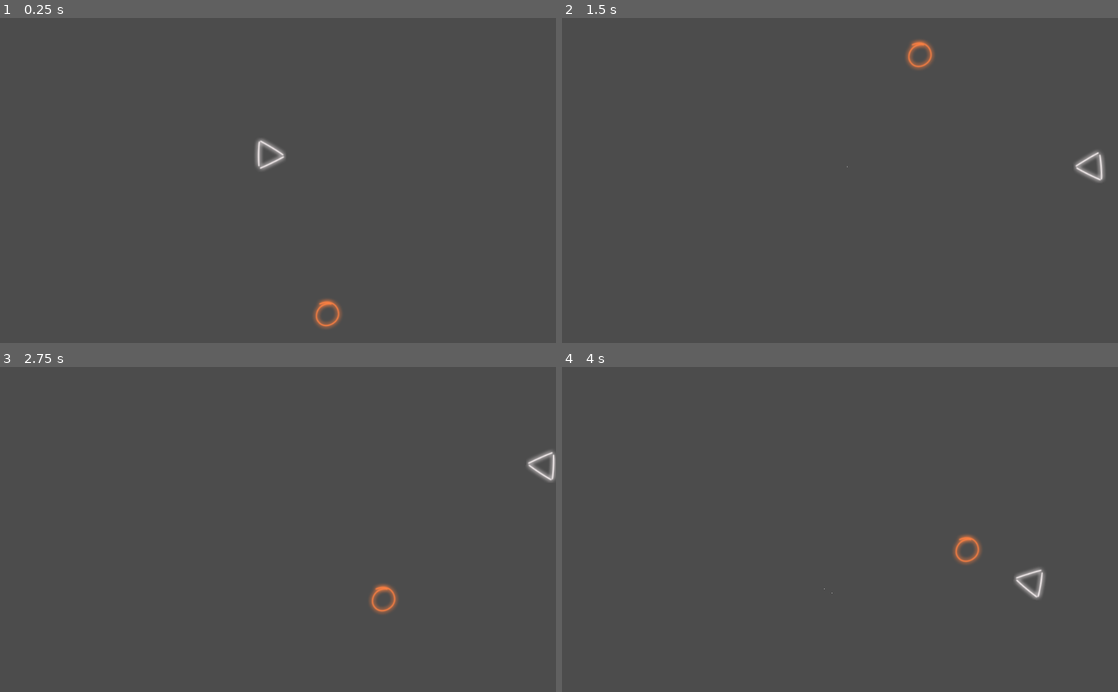
Above: before the commit, frames 1-4 (two rows, left to right).
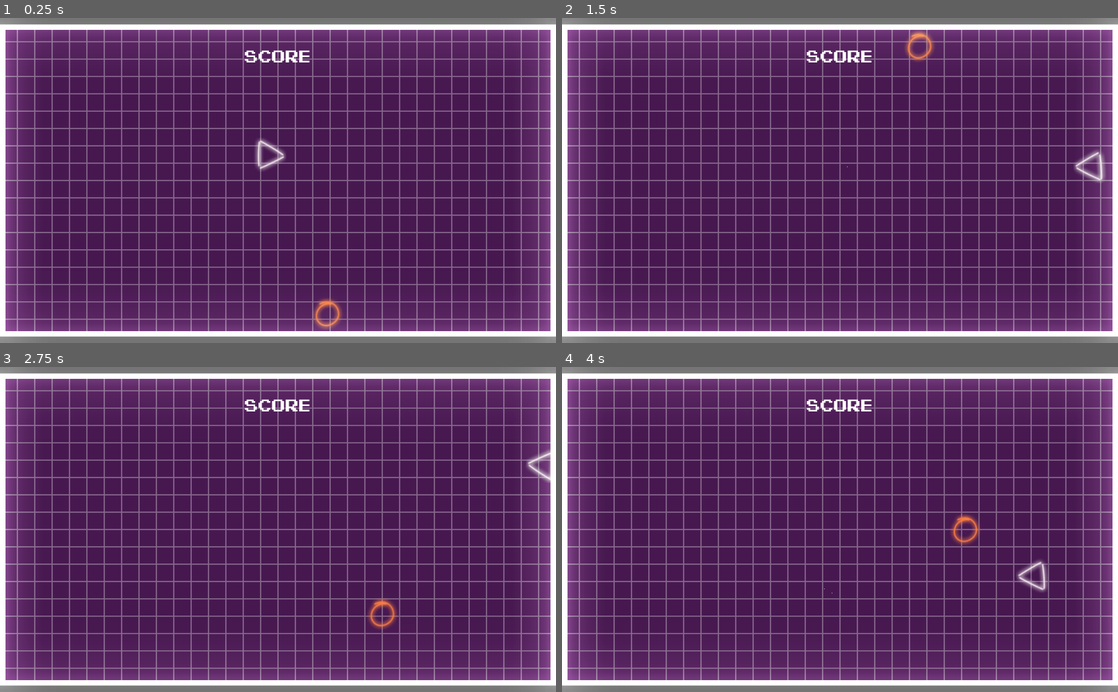
Above: after the commit, the same moments.

Repository: ScrappyMan25/Seven
Game: Godot game, scene res://Scenes/test.tscn
Same seed, same stepped clock (60 frames per second), same inputs: the game is played once before the commit and once after it.
Inputs (mouse positions are in pixels of both pictures, inside the frame that each line leads up to):
- Up to frame 1 (0.25 s): no input
- Up to frame 2 (1.5 s): tap Enter at 0.5 s; move the mouse to (962, 164) at 0.52 s; hold Right (point_right) 0.53-1.28 s; click (962, 164) at 0.67 s; tap Space (ui_select) at 0.77 s; move the mouse to (728, 196) at 1.27 s; hold S (ui_down) from 1.28 s (still down)
- Up to frame 3 (2.75 s): tap Space (ui_select) at 1.52 s; move the mouse to (333, 458) at 2.02 s; release S (ui_down) at 2.03 s; hold Right (point_right) from 2.03 s (still down)
- Up to frame 4 (4 s): move the mouse to (812, 594) at 2.77 s; release Right (point_right) at 2.78 s; hold W (ui_up) 2.78-3.53 s; click (812, 594) at 2.92 s; tap Space (ui_select) at 3.02, 3.77 s; move the mouse to (1006, 578) at 3.52 s; hold Left (point_left) from 3.53 s (still down)

The runs differ from the first frame. In frame 1, 100% of the frame differs, in the area x 0-100%, y 0-100%; in frame 2, 100%; in frame 3, 100%; in frame 4, 100%.

Commit message:
Added Background
I dont know. my brain isnt working today

Diff:
--- /dev/null
+++ b/Seven/Scenes/Background.tscn
@@ -0,0 +1,42 @@
+[gd_scene load_steps=4 format=2]
+
+[ext_resource path="res://Assets/GameAssets/Background/BackgroundColour.png" type="Texture" id=1]
+[ext_resource path="res://Assets/GameAssets/Background/ArenaBorder.png" type="Texture" id=2]
+[ext_resource path="res://Assets/GameAssets/Background/Background.png" type="Texture" id=3]
+
+[node name="Background" type="Control"]
+anchor_right = 1.0
+anchor_bottom = 1.0
+__meta__ = {
+"_edit_use_anchors_": false
+}
+
+[node name="BackgroundColour" type="TextureRect" parent="."]
+modulate = Color( 1.2, 1.2, 1.2, 1 )
+anchor_right = 1.0
+anchor_bottom = 1.0
+texture = ExtResource( 1 )
+stretch_mode = 4
+__meta__ = {
+"_edit_use_anchors_": false
+}
+
+[node name="Arena" type="TextureRect" parent="."]
+modulate = Color( 1.2, 1.2, 1.2, 0.34 )
+anchor_right = 1.0
+anchor_bottom = 1.0
+texture = ExtResource( 3 )
+stretch_mode = 4
+__meta__ = {
+"_edit_use_anchors_": false
+}
+
+[node name="Border" type="TextureRect" parent="."]
+modulate = Color( 1.2, 1.2, 1, 1 )
+anchor_right = 1.0
+anchor_bottom = 1.0
+texture = ExtResource( 2 )
+stretch_mode = 4
+__meta__ = {
+"_edit_use_anchors_": false
+}
--- /dev/null
+++ b/Seven/Scenes/UI.tscn
@@ -0,0 +1,26 @@
+[gd_scene load_steps=4 format=2]
+
+[ext_resource path="res://Assets/PixelEmulator-xq08.ttf" type="DynamicFontData" id=1]
+[ext_resource path="res://Scripts/UI.gd" type="Script" id=2]
+
+[sub_resource type="DynamicFont" id=1]
+size = 32
+font_data = ExtResource( 1 )
+
+[node name="UI" type="CanvasLayer"]
+script = ExtResource( 2 )
+
+[node name="Score" type="Label" parent="."]
+modulate = Color( 1.2, 1.2, 1.2, 1 )
+anchor_left = 0.5
+anchor_top = 0.083
+anchor_right = 0.5
+anchor_bottom = 0.083
+margin_left = -61.0
+margin_right = 61.0
+margin_bottom = 39.0
+custom_fonts/font = SubResource( 1 )
+text = "Score"
+__meta__ = {
+"_edit_use_anchors_": false
+}
--- a/Seven/Scenes/test.tscn
+++ b/Seven/Scenes/test.tscn
@@ -1,25 +1,35 @@
-[gd_scene load_steps=4 format=2]
+[gd_scene load_steps=7 format=2]
 
 [ext_resource path="res://Scenes/Player.tscn" type="PackedScene" id=1]
+[ext_resource path="res://Scenes/Background.tscn" type="PackedScene" id=2]
 [ext_resource path="res://Scenes/PlayerProjectile.tscn" type="PackedScene" id=3]
+[ext_resource path="res://Scenes/UI.tscn" type="PackedScene" id=4]
 
 [sub_resource type="RectangleShape2D" id=1]
 extents = Vector2( 486, 10 )
 
+[sub_resource type="Environment" id=2]
+background_mode = 4
+glow_enabled = true
+glow_intensity = 5.33
+glow_strength = 1.26
+
 [node name="Node" type="Node"]
+
+[node name="Background" parent="." instance=ExtResource( 2 )]
 
 [node name="Player" parent="." instance=ExtResource( 1 )]
 position = Vector2( 495.226, 253.286 )
 
 [node name="Border" type="StaticBody2D" parent="."]
-position = Vector2( 511.265, 0 )
+position = Vector2( 511.265, 10 )
 scale = Vector2( 1.12, 1 )
 
 [node name="CollisionShape2D" type="CollisionShape2D" parent="Border"]
 shape = SubResource( 1 )
 
 [node name="Border2" type="StaticBody2D" parent="."]
-position = Vector2( 511.265, 598.718 )
+position = Vector2( 512, 590 )
 scale = Vector2( 1.12, 1 )
 
 [node name="CollisionShape2D" type="CollisionShape2D" parent="Border2"]
@@ -43,3 +53,8 @@
 
 [node name="PlayerProjectile" parent="." instance=ExtResource( 3 )]
 position = Vector2( 590.408, 425.183 )
+
+[node name="UI" parent="." instance=ExtResource( 4 )]
+
+[node name="WorldEnvironment" type="WorldEnvironment" parent="."]
+environment = SubResource( 2 )
--- a/Seven/Scripts/Player.gd
+++ b/Seven/Scripts/Player.gd
@@ -9,6 +9,8 @@
 #Variables required for movement
 var speed : float = 400
 var velocity : Vector2 = Vector2.ZERO
+var friction = 0.0001
+var acceleration = 0.001
 
 #for COntroller
 var rotation_dir = 0
@@ -27,6 +29,15 @@
 
 func _physics_process(_delta: float) -> void:
 	get_input()
+#	var axis = get_input()
+#	if axis == Vector2.ZERO:
+#		apply_friction(acceleration * _delta)
+#	else:
+#		apply_acceleration(acceleration * _delta * axis)
+#	if direction.length() > 0:
+#		velocity = lerp(velocity,direction.normalized()*speed,acceleration)
+#	else:
+#		velocity = lerp(velocity, Vector2.ZERO, friction)
 	if is_dashing:
 		velocity = move_and_slide(dash_direction)
 #		is_dashing = false
@@ -36,30 +47,57 @@
 	if InputDevice == CONTROLLER:
 		rotation += rotation_dir * rotation_speed * _delta
 
+#func apply_acceleration(acceleration):
+#	velocity += acceleration
+#	velocity = velocity.clamped(speed)
+#	pass
+#
+#func apply_friction(amount):
+#	if velocity.length() > amount:
+#		velocity -= velocity.normalized() * amount
+#	else:
+#		velocity = Vector2.ZERO
+#	pass
+
 func get_input() -> void:
+#	var input = Vector2()
 	match(InputDevice):
 		KEYBOARD:
 			look_at(get_global_mouse_position())
 			velocity = Vector2()
 			if Input.is_action_pressed("ui_down"):
 				velocity = Vector2(-speed, 0).rotated(rotation)
+#				input.y += 1
 			if Input.is_action_pressed("ui_up"):
+#				input.y -= 1
 				velocity = Vector2(speed, 0).rotated(rotation)
+#			if velocity != Vector2.ZERO:
+#				velocity = lerp(velocity, velocity * speed, acceleration)
+#				pass
+#			else:
+#				velocity = lerp(velocity,Vector2.ZERO,friction)
+#				pass
+#			return input
 			pass
 		CONTROLLER:
 			rotation_dir = 0
 			velocity = Vector2()
 			if Input.is_action_pressed("point_right"):
 				rotation_dir += 1
+#				input.x += 1
 			if Input.is_action_pressed("point_left"):
 				rotation_dir -= 1
+#				input.x -= 1
 			if Input.is_action_pressed("ui_down"):
 				velocity = Vector2(-speed, 0).rotated(rotation)
+#				input.y += 1
 			if Input.is_action_pressed("ui_up"):
 				velocity = Vector2(speed, 0).rotated(rotation)
+#				input.y -= 1
 			pass
 		MOBILE:
 			pass
+#	return input
 	#Dash Code
 	if Input.is_action_just_pressed("ui_select") and !is_dashing:#can_dash:
 		is_dashing = true
--- /dev/null
+++ b/Seven/Scripts/UI.gd
@@ -0,0 +1,11 @@
+extends CanvasLayer
+
+
+# Declare member variables here. Examples:
+# var a = 2
+# var b = "text"
+
+
+# Called when the node enters the scene tree for the first time.
+func _ready():
+	pass # Replace with function body.
Binary file added: Seven/Assets/GameAssets/Background/ArenaBorder.png
Not shown, added: Seven/Assets/GameAssets/Background/ArenaBorder.png.import
Binary file added: Seven/Assets/GameAssets/Background/ArenaBorderEmission.png
Not shown, added: Seven/Assets/GameAssets/Background/ArenaBorderEmission.png.import
Binary file added: Seven/Assets/GameAssets/Background/Background.png
Not shown, added: Seven/Assets/GameAssets/Background/Background.png.import
Binary file added: Seven/Assets/GameAssets/Background/BackgroundColour.png
Not shown, added: Seven/Assets/GameAssets/Background/BackgroundColour.png.import
Binary file added: Seven/Assets/GameAssets/Background/BackgroundEmission.png
Not shown, added: Seven/Assets/GameAssets/Background/BackgroundEmission.png.import
Binary file added: Seven/Assets/PixelEmulator-xq08.ttf
